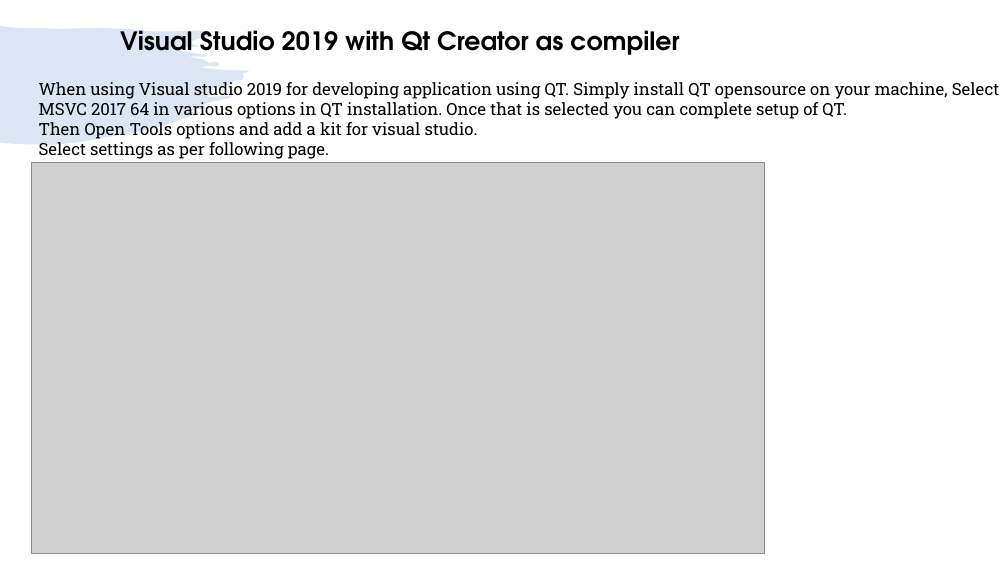
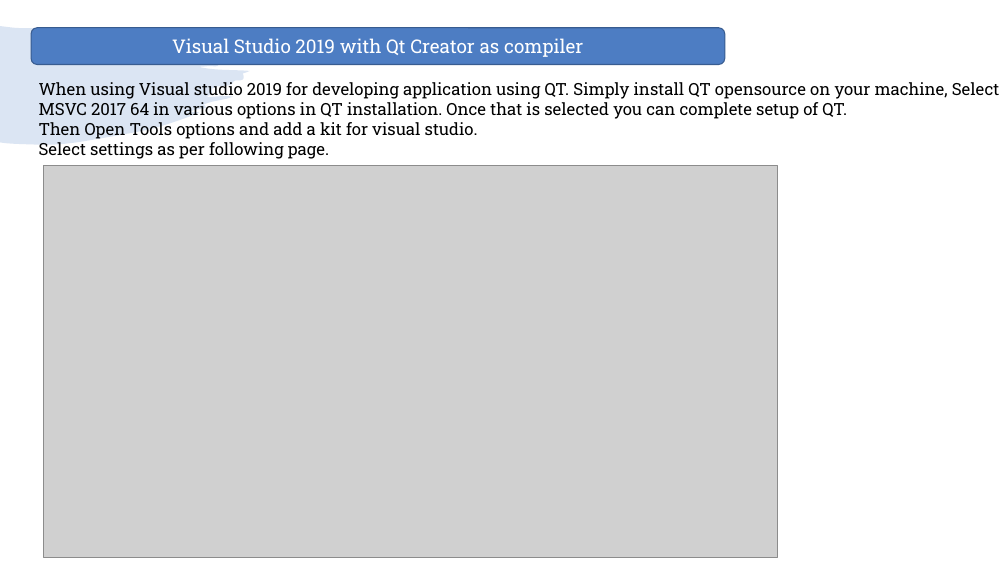
Before and after one commit to girishlande/QtProjects, a slide deck: slide 3 of learnings.pptx (slide 2 before the commit). Drawn at 1008x567 pixels with LibreOffice and Linux fonts; fonts in the diff are those of the drawing; grey boxes stand for pictures. Boxes give left, top, right and bottom in pixels: in the first picture for what was removed or moved away, otherwise in the second. Text is boxed around its words. In the diff, an @@ line names an element or a change of style, - is before the commit and + after.

```diff
--- a/learnings.pptx
+++ b/learnings.pptx
@@ rounded rectangle "Visual Studio 2019 with Qt ..." resized from (x1=120, y1=30, x2=679, y2=55) to (x1=31, y1=28, x2=725, y2=65) @@
@@ rounded rectangle "Visual Studio 2019 with Qt ..." at (x1=31, y1=28, x2=725, y2=65): size 24 to 18 pt, font TeX Gyre Adventor to Roboto Slab, text colour #000000 to #FFFFFF, bold off; alignment left to centre; vertical alignment top to middle; fill none to #4D7DC3; outline none to #395C90 1 pt @@
@@ picture moved from (x1=31, y1=162, x2=765, y2=554) to (x1=44, y1=166, x2=777, y2=557) @@
```
Also in this commit, not shown: 9 other slides changed, 16 slides added.
